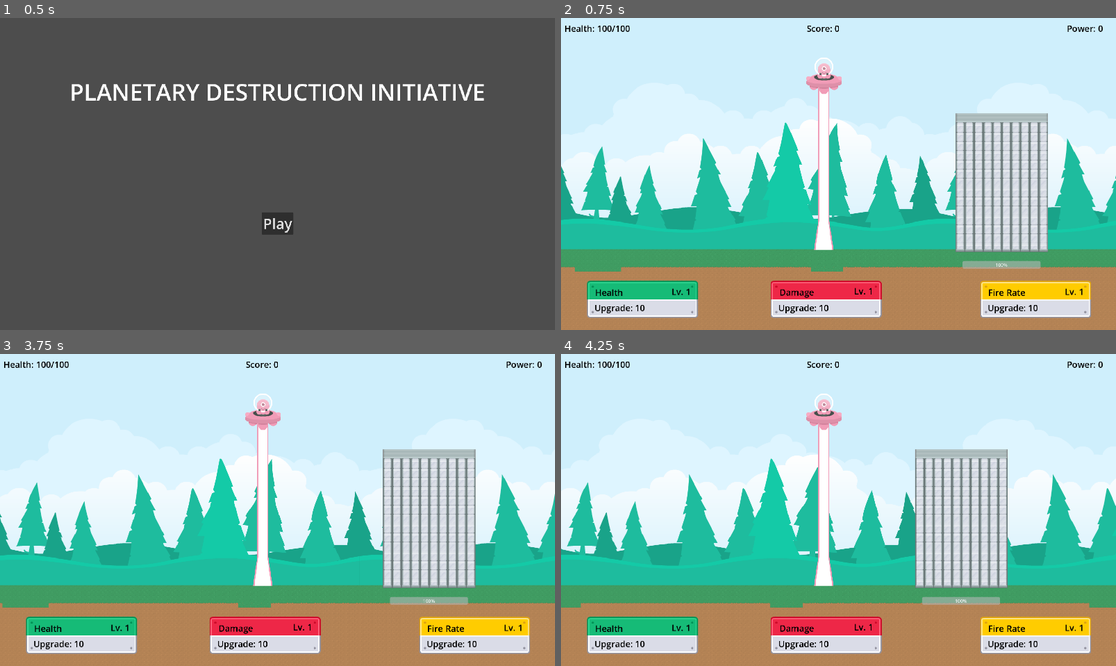
Above: before the commit, frames 1-4 (two rows, left to right).
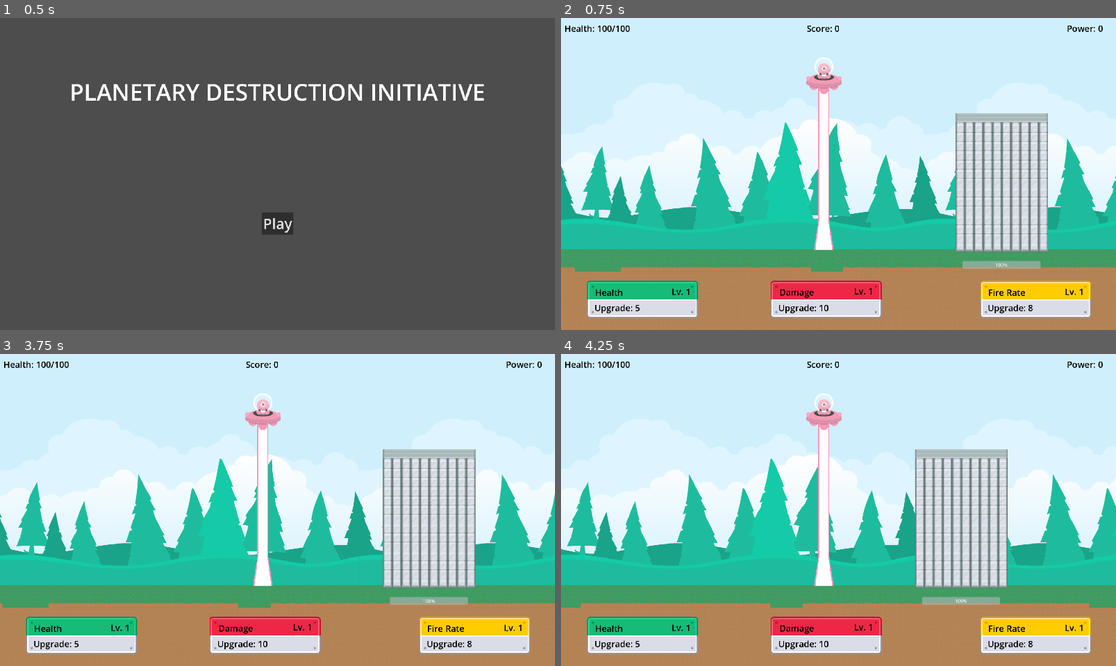
Above: after the commit, the same moments.

Repository: PsimoonGames/KenneyJam2025
Game: Godot game, scene res://Scenes/MainMenu.tscn
Same seed, same stepped clock (60 frames per second), same inputs: the game is played once before the commit and once after it.
Inputs:
- Up to frame 1 (0.5 s): no input
- Up to frame 2 (0.75 s): click "Play" at 0.5 s
- Up to frame 3 (3.75 s): click "Health" at 1.25 s; click "Damage" at 2 s; click "Fire Rate" at 2.75 s; tap Enter at 3.5 s; hold D (right) from 3.53 s (still down)
- Up to frame 4 (4.25 s): keep holding D (right)

Frame 1 is identical in both runs. In frame 2, less than 0.1% of the frame differs, in the area x 13-86%, y 91-94%; in frame 3, less than 0.1%; in frame 4, less than 0.1%.

Commit message:
added upgrade functionality

Diff:
--- a/planetarydestruction/Scenes/HUD.tscn
+++ b/planetarydestruction/Scenes/HUD.tscn
@@ -34,7 +34,7 @@
 offset_bottom = 114.0
 theme_override_colors/font_color = Color(0, 0, 0, 1)
 theme_override_font_sizes/font_size = 30
-text = "Upgrade: 10"
+text = "Upgrade: 5"
 
 [node name="Level" type="Label" parent="Health"]
 layout_mode = 0
@@ -110,7 +110,7 @@
 offset_bottom = 114.0
 theme_override_colors/font_color = Color(0, 0, 0, 1)
 theme_override_font_sizes/font_size = 30
-text = "Upgrade: 10"
+text = "Upgrade: 8"
 
 [node name="Level" type="Label" parent="Fire Rate"]
 layout_mode = 0
@@ -149,3 +149,7 @@
 theme_override_colors/font_color = Color(0, 0, 0, 1)
 theme_override_font_sizes/font_size = 30
 text = "Health: 100/100"
+
+[connection signal="pressed" from="Health" to="." method="_on_health_pressed"]
+[connection signal="pressed" from="Damage" to="." method="_on_damage_pressed"]
+[connection signal="pressed" from="Fire Rate" to="." method="_on_fire_rate_pressed"]
--- a/planetarydestruction/Scenes/buildings/building.gd
+++ b/planetarydestruction/Scenes/buildings/building.gd
@@ -11,7 +11,7 @@
 
 func _process(delta: float) -> void:
 	if taking_damage:
-		current_health -= 10 * delta
+		current_health -= PlayerStats.damage * delta
 		$ProgressBar.value = (current_health / max_health) * 100
 
 func _on_area_2d_area_entered(area: Area2D) -> void:
--- a/planetarydestruction/Scenes/hud.gd
+++ b/planetarydestruction/Scenes/hud.gd
@@ -1,13 +1,49 @@
 extends Node2D
 
+var health_cost = 6
+var dmg_cost = 10
+var fr_cost = 8
+
 func update_power(value):
-	PlayerStats.update_power(value)
+	PlayerStats.power += value
 	$Power.text = "Power: " + str(PlayerStats.power)
 
 func update_score(value):
-	PlayerStats.update_score(value)
+	PlayerStats.score += value
 	$Score.text = "Score: " + str(PlayerStats.score)
 
 func update_health(value):
-	PlayerStats.update_health(value)
+	PlayerStats.health += value
 	$Health2.text = "Health: " + str(PlayerStats.health) + "/" + str(PlayerStats.max_health)
+
+
+func _on_health_pressed() -> void:
+	if PlayerStats.power >= health_cost:
+		PlayerStats.power -= health_cost
+		PlayerStats.hp_level += 1
+		PlayerStats.max_health = round(PlayerStats.max_health * 1.1)
+		health_cost = round(health_cost * 1.2)
+		$Health/Price.text = "Upgrade: " + str(health_cost)
+		$Health/Level.text = "Lv. " + str(PlayerStats.hp_level)
+		$Power.text = "Power: " + str(PlayerStats.power)
+		$Health2.text = "Health: " + str(PlayerStats.health) + "/" + str(PlayerStats.max_health)
+
+func _on_damage_pressed() -> void:
+	if PlayerStats.power >= dmg_cost:
+		PlayerStats.power -= dmg_cost
+		PlayerStats.dmg_level += 1
+		PlayerStats.damage = round(PlayerStats.damage * 1.3)
+		dmg_cost = round(dmg_cost * 1.2)
+		$Damage/Price.text = "Upgrade: " + str(dmg_cost)
+		$Damage/Level.text = "Lv. " + str(PlayerStats.dmg_level)
+		$Power.text = "Power: " + str(PlayerStats.power)
+
+func _on_fire_rate_pressed() -> void:
+	if PlayerStats.power >= fr_cost:
+		PlayerStats.power -= fr_cost
+		PlayerStats.fr_level += 1
+		PlayerStats.fireRate = PlayerStats.fireRate * 0.98
+		fr_cost = round(fr_cost * 1.2)
+		$Damage/Price.text = "Upgrade: " + str(fr_cost)
+		$Damage/Level.text = "Lv. " + str(PlayerStats.fr_level)
+		$Power.text = "Power: " + str(PlayerStats.power)
--- a/planetarydestruction/playerStats.gd
+++ b/planetarydestruction/playerStats.gd
@@ -5,15 +5,7 @@
 var score = 0
 var power = 0
 var damage = 10
-
-func update_power(value):
-	power += value
-
-func update_score(value):
-	score += value
-
-func update_health(value):
-	health += value
-
-func update_damage(value):
-	damage += value
+var fireRate = 2
+var dmg_level = 1
+var hp_level = 1
+var fr_level = 1
